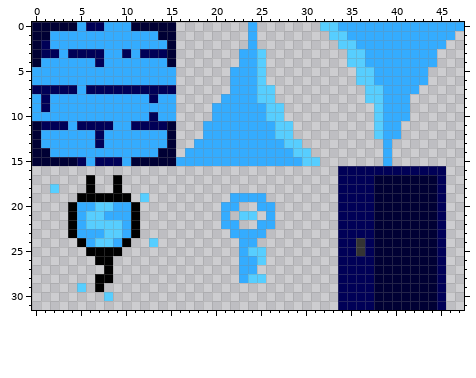
Pixel-art sprite: res/levels/tiles.png. The picture above was drawn from the file before the commit.
The file is 48x32 pixels.
Once edited:
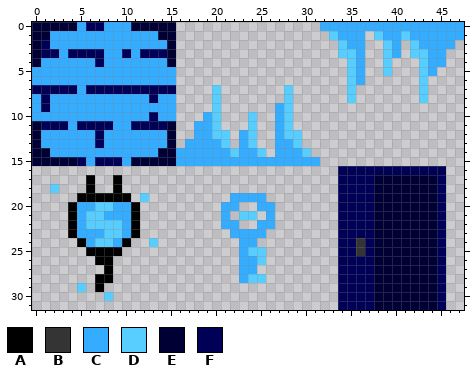
Palette (. is transparent): A #000000  B #343434  C #34acff  D #57ceff  E #000034  F #000057
The exact change:
Changed rows in their new state; - is an unchanged pixel.
first column x 16:
 0 --------.-------CC--------------
 1 --------.---------C--.D--D-----C
 2 --------.----------C-..D-.D---C-
 3 -------...--------D-C..D-.DD-C--
 4 -------...----------C..D...D-C--
 5 ------....---------DC..D...DC---
 6 ------....---------DC......D----
 7 ----D-.....-D------D-......D----
 8 ----D......-D------D-.....-D----
 9 ----D......CD---------....------
10 ---CD...D..CD---------....------
11 --C-D...D..C----------...-------
12 --C-DD.-D..C-D--------...-------
13 -C---D.-D..-C----------.--------
14 C-----D--D.--C---------.--------
15 --------------CC-------.--------
Where, in picture pixels (left, top, right, bottom), the same in both pictures:
changed: (176, 22, 320, 166)
changed: (320, 22, 464, 166)
